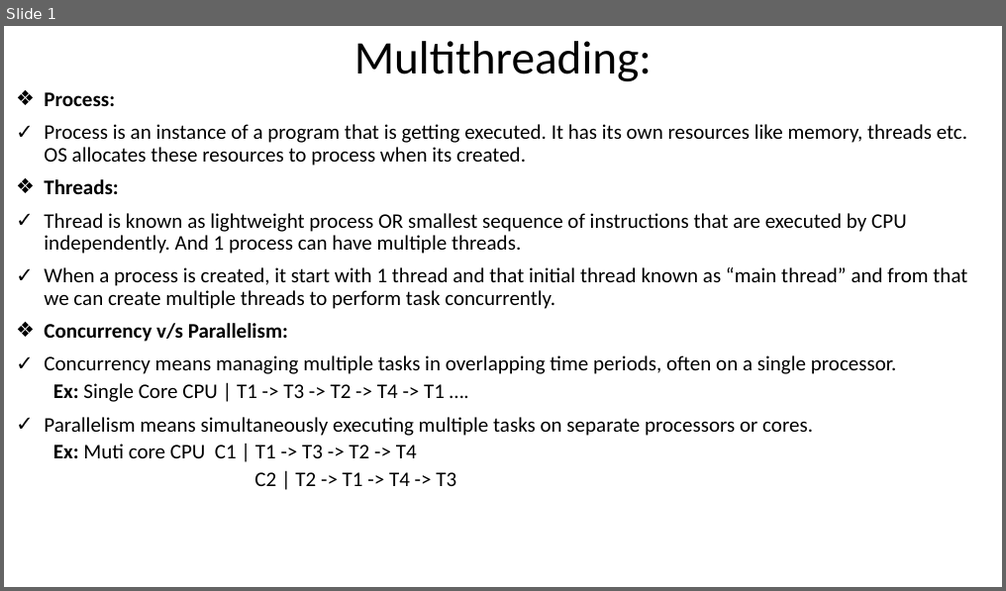
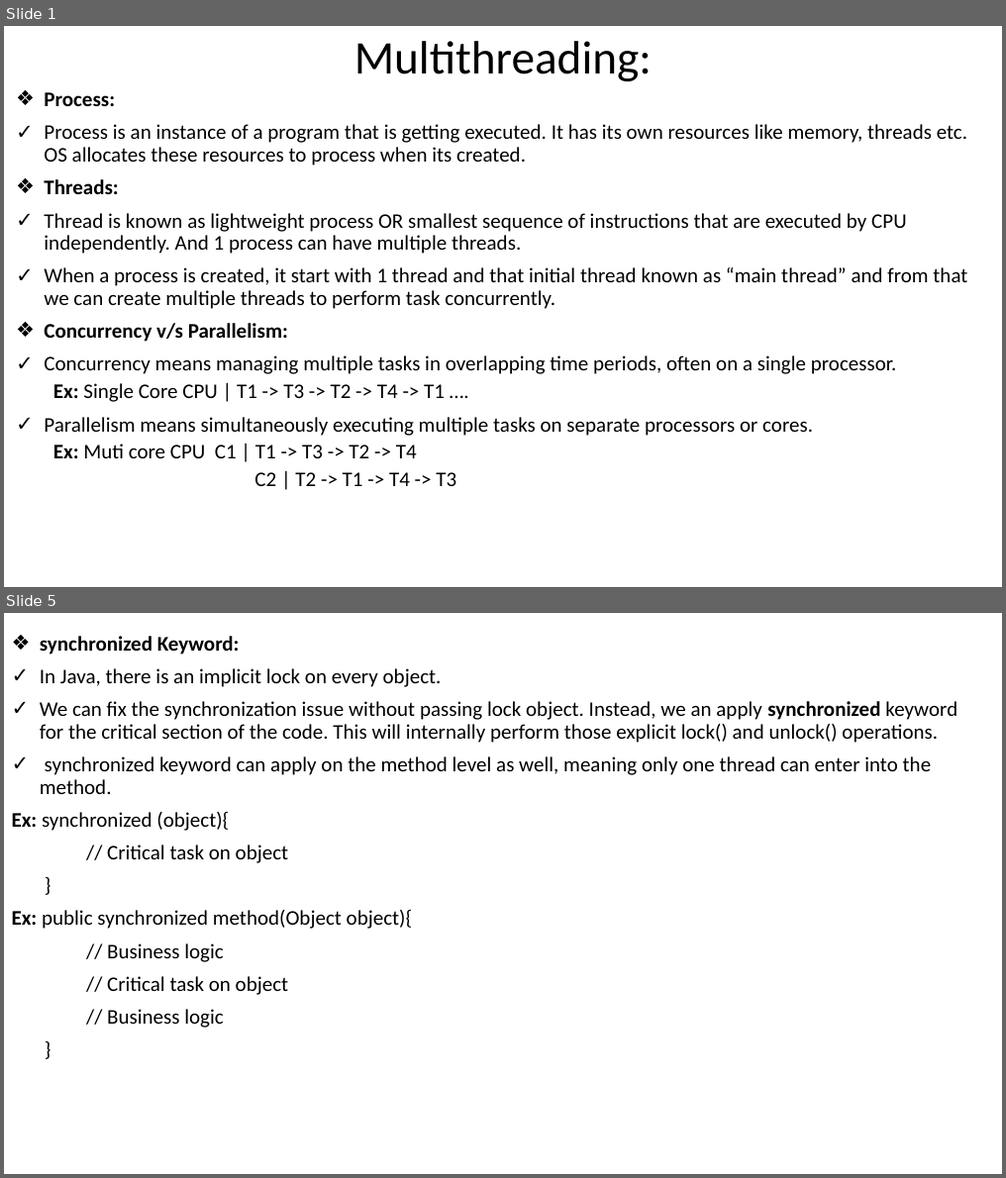
Before and after one commit to the-dev-pal/knowledge-rewards, a slide deck: src/Java/MultiThreading/MultiThreading.pptx. Shown one above the other, each under a label of ours: slide 1 before the commit, slides 1 and 5 after it; the slides between them are not shown. The pictures are 1006x591 and 1006x1178 pixels, drawn with LibreOffice and Linux fonts; fonts in the diff are those of the drawing. Boxes give left, top, right and bottom in pixels: in the first picture for what was removed or moved away, otherwise in the second. Text is boxed around its words. In the diff, an @@ line names an element or a change of style, - is before the commit and + after.

Commit message:
Multi-Threading

```diff
--- a/src/Java/MultiThreading/MultiThreading.pptx
+++ b/src/Java/MultiThreading/MultiThreading.pptx
@@ slide 5 added at [4,613,1002,1174], background #FFFFFF @@
@@ text added at [12,636,957,1028], 20 pt, text #000000 @@
+❖ synchronized Keyword:
+✓ In Java, there is an implicit lock on every object.
+✓ We can fix the synchronization issue without passing lock object. Instead, we an apply synchronized keyword for the critical section of the code. This will internally perform those explicit lock() and unlock() operations.
+✓ synchronized keyword can apply on the method level as well, meaning only one thread can enter into the method.
+Ex: synchronized (object){
+// Critical task on object
+}
+Ex: public synchronized method(Object object){
+// Business logic
+// Critical task on object
+// Business logic
+}
```
Also in this commit, not shown: 2 slides changed, 4 other slides added, 26 other files.
